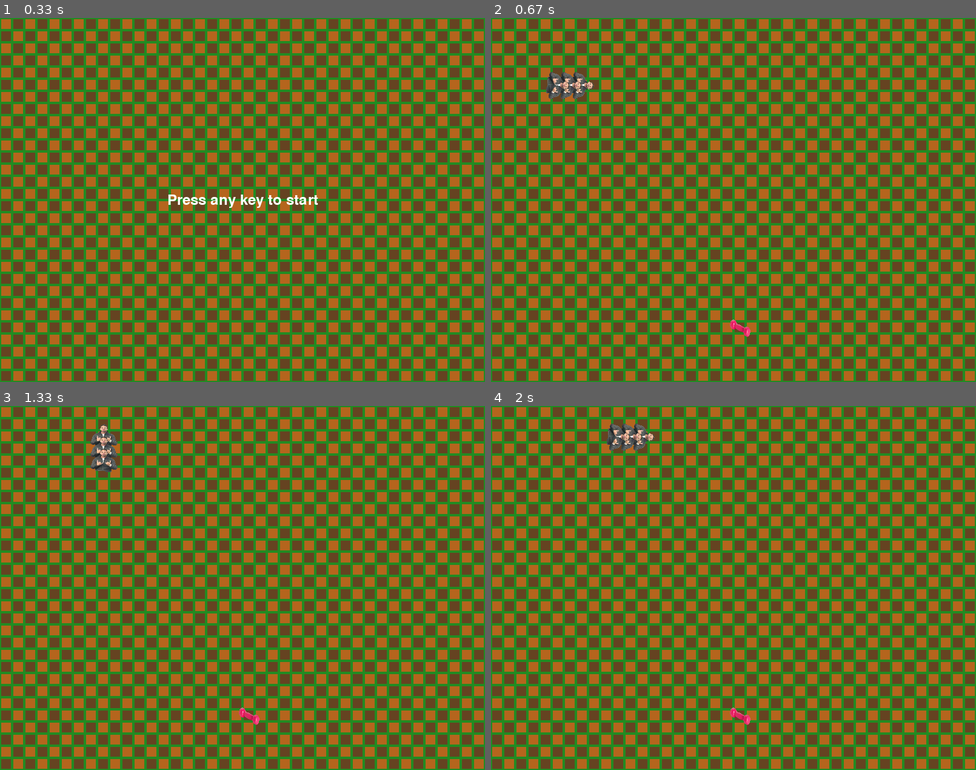
Above: before the commit, frames 1-4 (two rows, left to right).
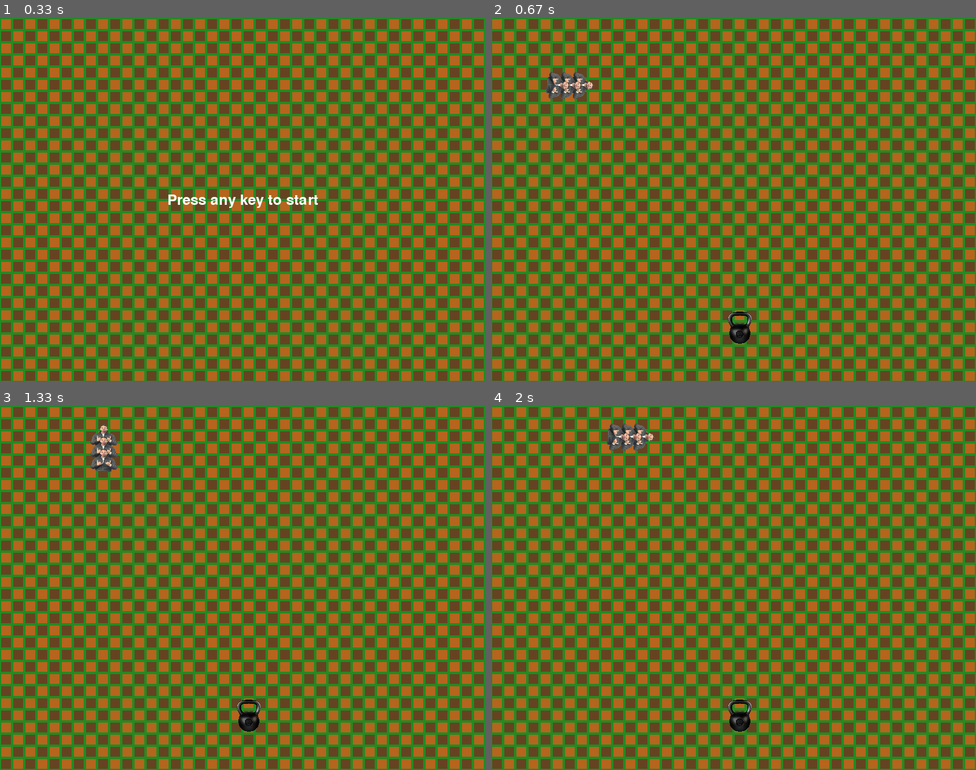
Above: after the commit, the same moments.

Repository: ErnestoTSantos/SnakeGamePygame
Game: pygame game, started from main.py
Two runs of this game, one before a commit and one after it. Both use one fixed random seed, a clock stepped at 60 frames per second and the inputs below.
Inputs:
- Up to frame 1 (0.33 s): no input
- Up to frame 2 (0.67 s): hold Right from 0.33 s (still down)
- Up to frame 3 (1.33 s): release Right at 0.8 s; hold Up 0.83-1.18 s; hold Right from 1.22 s (still down)
- Up to frame 4 (2 s): release Right at 1.68 s

Frame 1 is identical in both runs. In frame 2, 0.3% of the frame differs, in the area x 48-54%, y 80-90%; in frame 3, 0.3%; in frame 4, 0.3%.

Commit message:
Add peso2 image and update food.py

Diff:
--- a/food.py
+++ b/food.py
@@ -4,6 +4,7 @@
 from settings import GRID_SIZE
 from settings import SCREEN_WIDTH
 from settings import SCREEN_HEIGHT
+
 
 class Food:
     """Represents the food in the game."""
@@ -16,9 +17,9 @@
             snake_body (list): List of coordinates occupied by the snake.
         """
         self.position = self._generate_position(snake_body)
-        scale_factor = 2
+        scale_factor = 4
         image_size = int(GRID_SIZE * scale_factor)
-        self.image = pygame.image.load("assets/images/peso.png").convert_alpha()
+        self.image = pygame.image.load("assets/images/peso2.png").convert_alpha()
         self.image = pygame.transform.scale(self.image, (image_size, image_size))
         self.image_offset = (image_size - GRID_SIZE) // 2
 
Binary file added: assets/images/peso2.png
